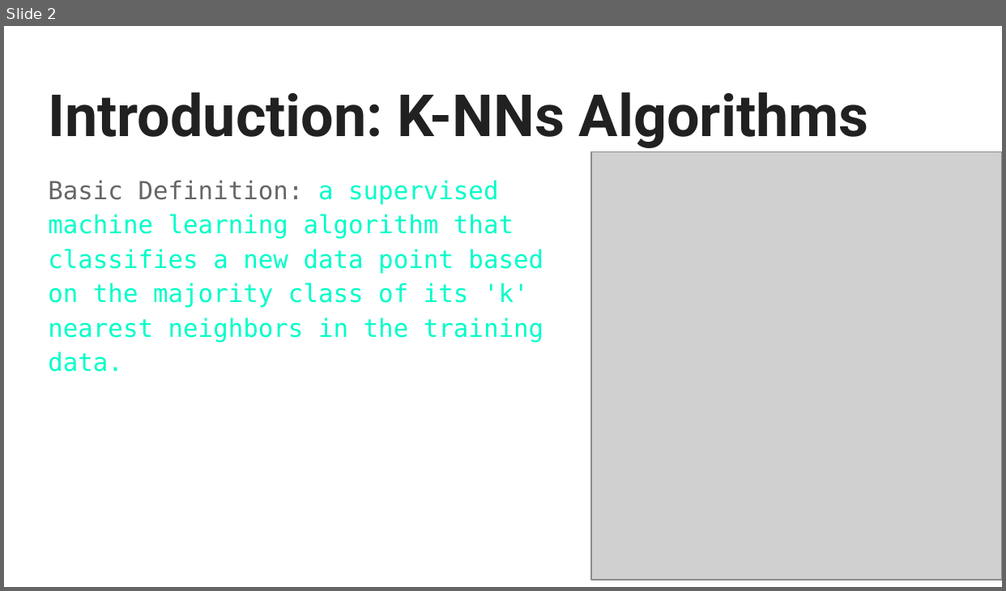
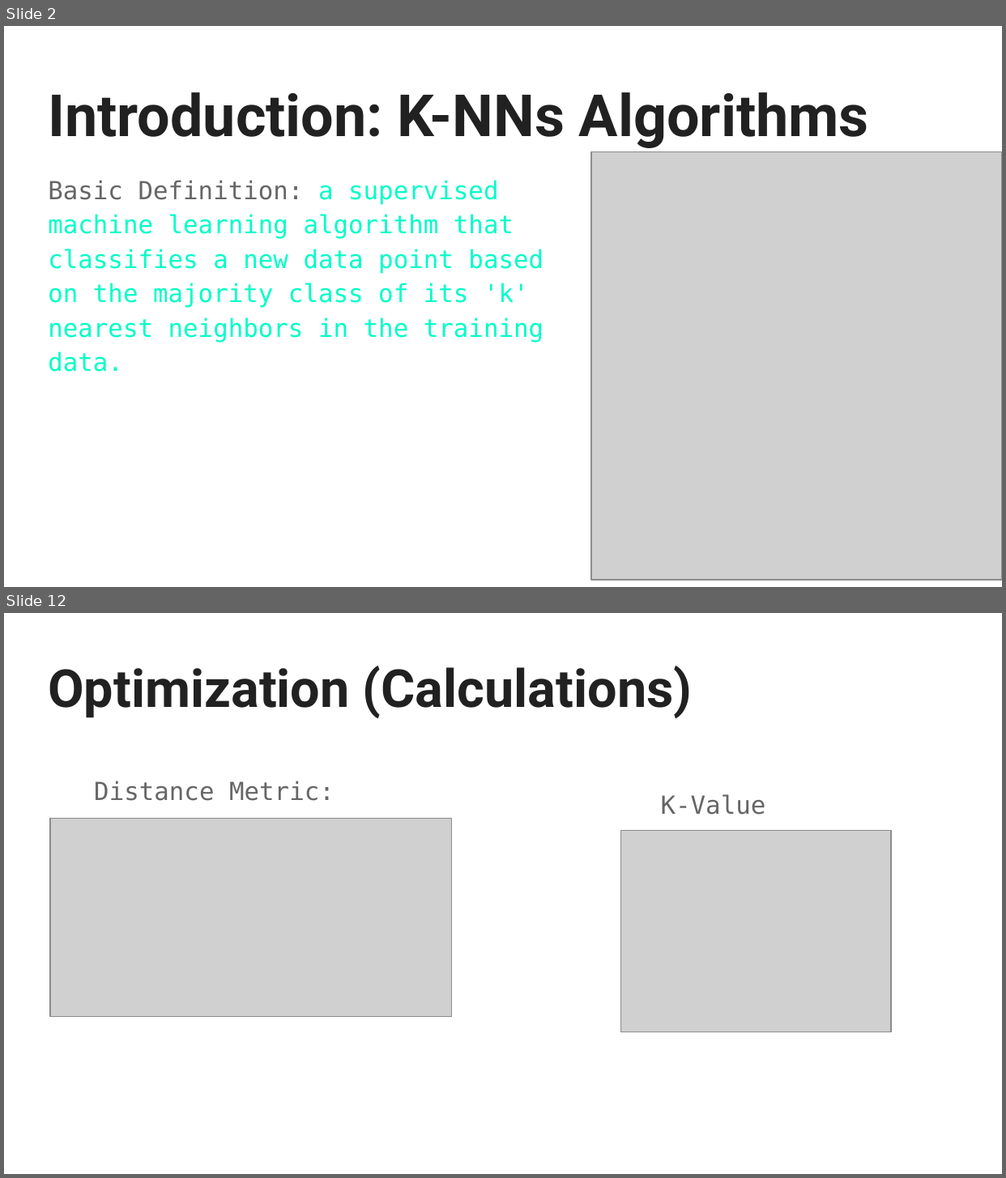
Before and after one commit to TrentNation/Data-Mining-Project-UG14, a slide deck: k-Nearest Neighbors (k-NN) Classification _ Regression.pptx. Shown one above the other, each under a label of ours: slide 2 before the commit, slides 2 and 12 after it; the slides between them are not shown. The pictures are 1006x591 and 1006x1178 pixels, drawn with LibreOffice and Linux fonts; fonts in the diff are those of the drawing; grey boxes stand for pictures. Boxes give left, top, right and bottom in pixels: in the first picture for what was removed or moved away, otherwise in the second. Text is boxed around its words. In the diff, an @@ line names an element or a change of style, - is before the commit and + after.

```diff
--- a/k-Nearest Neighbors (k-NN) Classification _ Regression.pptx
+++ b/k-Nearest Neighbors (k-NN) Classification _ Regression.pptx
@@ slide 12 added at (x1=4, y1=613, x2=1002, y2=1174), background #FFFFFF @@
@@ title added at (x1=48, y1=666, x2=692, y2=718), 37.8 pt, text #212121, bold @@
+Optimization (Calculations)
@@ text added at (x1=94, y1=781, x2=334, y2=801), 18 pt, text #666666 @@
+Distance Metric:
@@ text added at (x1=661, y1=794, x2=766, y2=815), 18 pt, text #666666 @@
+K-Value
@@ picture added at (x1=50, y1=819, x2=451, y2=1017) @@
@@ picture added at (x1=620, y1=831, x2=891, y2=1032) @@
```
Also in this commit, not shown: 5 slides changed, 8 other slides added, 2 slides removed.
